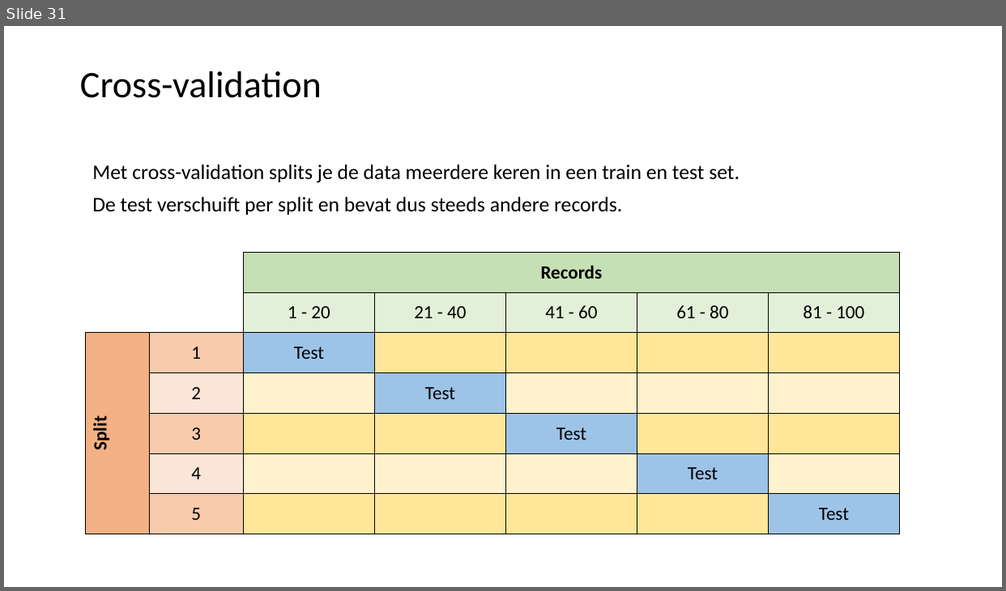
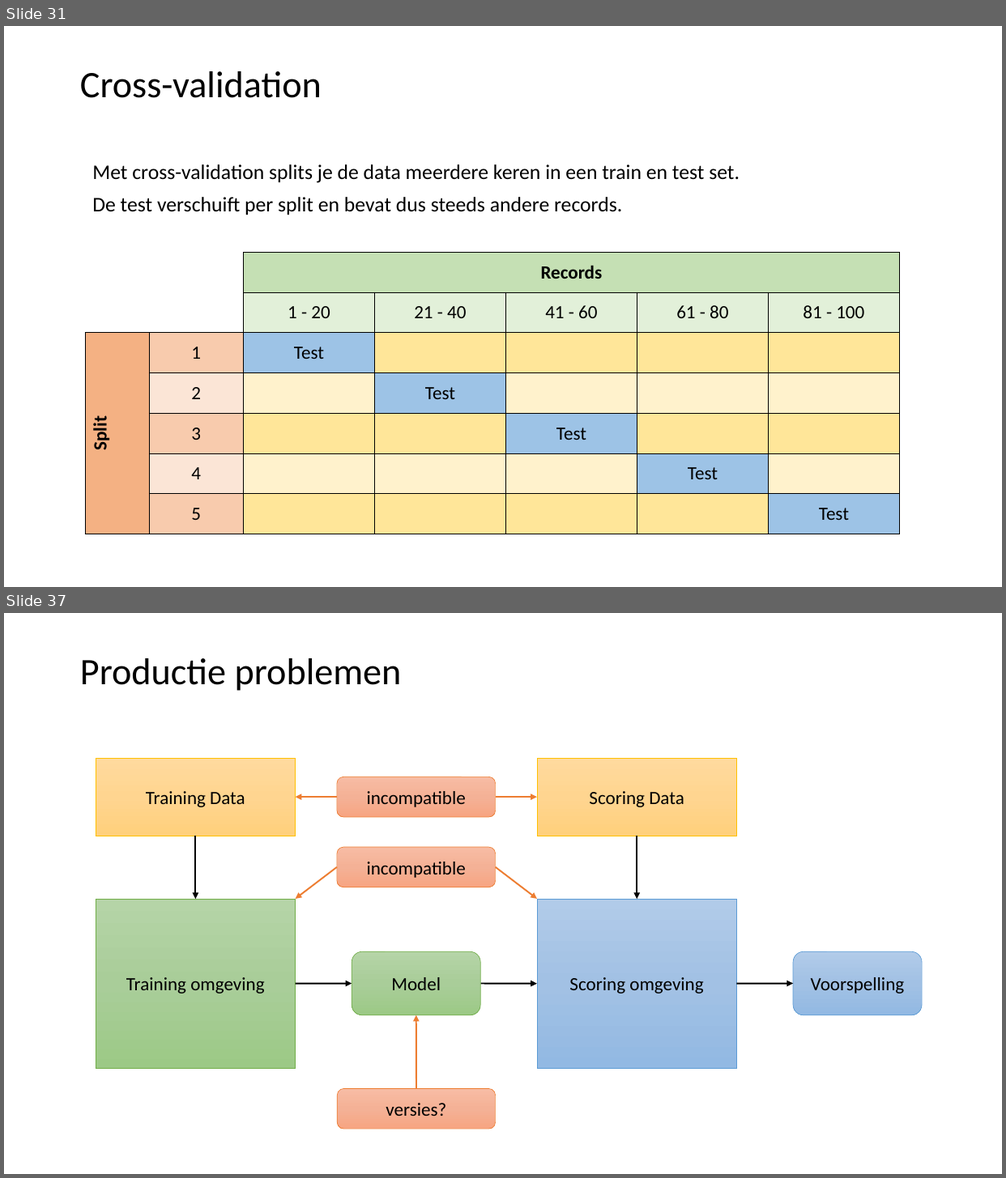
Before and after one commit to LFKoning/knowledge-sharing, a slide deck: python_trainees/4_scikit_learn/python_traineeship_4.pptx. Shown one above the other, each under a label of ours: slide 31 before the commit, slides 31 and 37 after it; the slides between them are not shown. The pictures are 1006x591 and 1006x1178 pixels, drawn with LibreOffice and Linux fonts; fonts in the diff are those of the drawing. Boxes give left, top, right and bottom in pixels: in the first picture for what was removed or moved away, otherwise in the second. Text is boxed around its words. In the diff, an @@ line names an element or a change of style, - is before the commit and + after.

```diff
--- a/python_trainees/4_scikit_learn/python_traineeship_4.pptx
+++ b/python_trainees/4_scikit_learn/python_traineeship_4.pptx
@@ slide 37 added at (4,613,1002,1174), background #FFFFFF @@
@@ title added at (80,658,402,691), 36 pt, text #000000 @@
+Productie problemen
@@ rectangle added at (96,758,296,836), fill gradient #FFDB9E to #FFD590 to #FFD07C, outline #FFC000 0.5 pt, 18 pt, text #000000 @@
+Training Data
@@ rectangle added at (537,758,737,836), fill gradient #FFDB9E to #FFD590 to #FFD07C, outline #FFC000 0.5 pt, 18 pt, text #000000 @@
+Scoring Data
@@ rounded rectangle added at (337,777,496,817), fill gradient #F7BDA5 to #F5B196 to #F8A582, outline #ED7D31 0.5 pt, 18 pt, text #000000 @@
+incompatible
@@ arrow added from (337, 797) to (296, 797), #ED7D31 1.5 pt @@
@@ arrow added from (496, 797) to (537, 797), #ED7D31 1.5 pt @@
@@ arrow added from (196, 836) to (196, 899), #000000 1.5 pt @@
@@ rounded rectangle added at (337,847,496,888), fill gradient #F7BDA5 to #F5B196 to #F8A582, outline #ED7D31 0.5 pt, 18 pt, text #000000 @@
+incompatible
@@ arrow added from (637, 836) to (637, 899), #000000 1.5 pt @@
@@ arrow added from (337, 867) to (296, 899), #ED7D31 1.5 pt @@
@@ arrow added from (496, 867) to (537, 899), #ED7D31 1.5 pt @@
@@ rectangle added at (96,899,296,1068), fill gradient #B5D5A7 to #AACE9A to #9CC987, outline #70AD47 0.5 pt, 18 pt, text #000000 @@
+Training omgeving
@@ rectangle added at (537,899,737,1068), fill gradient #B1CBE9 to #A3C1E5 to #93B9E4, outline #5B9BD5 0.5 pt, 18 pt, text #000000 @@
+Scoring omgeving
@@ rounded rectangle added at (352,952,481,1016), fill gradient #B5D5A7 to #AACE9A to #9CC987, outline #70AD47 0.5 pt, 18 pt, text #000000 @@
+Model
@@ rounded rectangle added at (793,952,922,1016), fill gradient #B1CBE9 to #A3C1E5 to #93B9E4, outline #5B9BD5 0.5 pt, 18 pt, text #000000 @@
+Voorspelling
@@ arrow added from (296, 983) to (352, 983), #000000 1.5 pt @@
@@ arrow added from (481, 983) to (537, 983), #000000 1.5 pt @@
@@ arrow added from (737, 983) to (793, 983), #000000 1.5 pt @@
@@ arrow added from (416, 1089) to (416, 1016), #ED7D31 1.5 pt @@
@@ rounded rectangle added at (337,1089,495,1130), fill gradient #F7BDA5 to #F5B196 to #F8A582, outline #ED7D31 0.5 pt, 18 pt, text #000000 @@
+versies?
```
Also in this commit, not shown: 4 slides changed, 10 other slides added, 1 slide removed, 3 other files.
